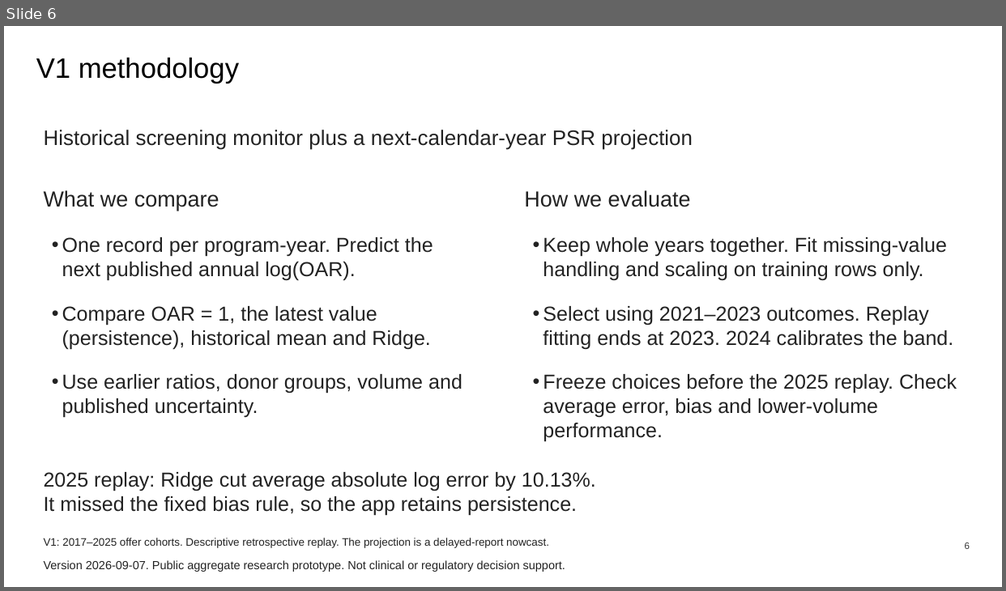
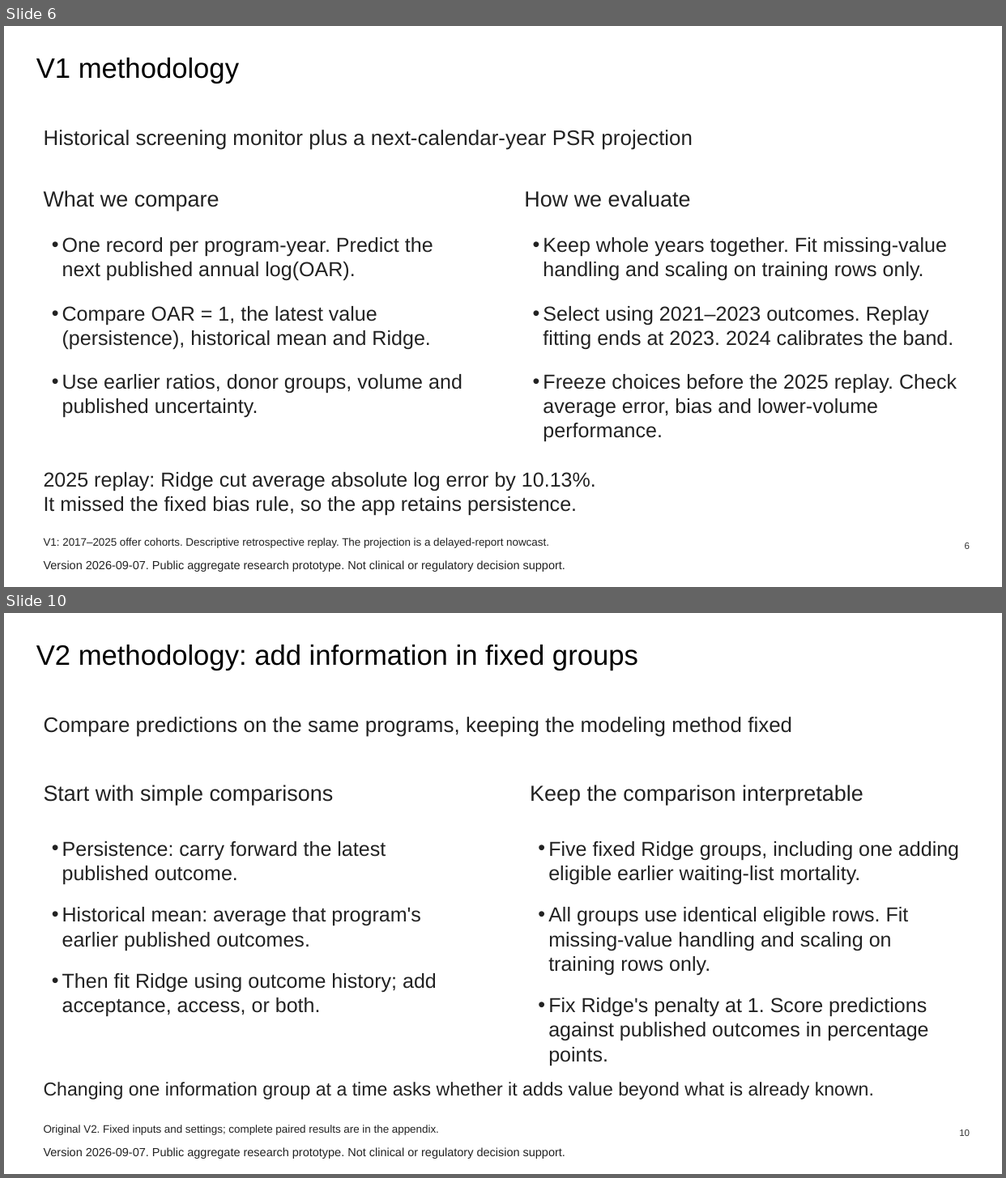
Before and after one commit to ca34525/Kidney-Acceptance-Signal-Monitor, a slide deck: docs/presentation/data-walkthrough/data-walkthrough.pptx. Shown one above the other, each under a label of ours: slide 6 before the commit, slides 6 and 10 after it; the slides between them are not shown. The pictures are 1006x591 and 1006x1178 pixels, drawn with LibreOffice and Linux fonts; fonts in the diff are those of the drawing. Boxes give left, top, right and bottom in pixels: in the first picture for what was removed or moved away, otherwise in the second. Text is boxed around its words. In the diff, an @@ line names an element or a change of style, - is before the commit and + after.

```diff
--- a/docs/presentation/data-walkthrough/data-walkthrough.pptx
+++ b/docs/presentation/data-walkthrough/data-walkthrough.pptx
@@ slide 10 added at bbox=[4, 613, 1002, 1174], background #FFFFFF @@
@@ title added at bbox=[36, 645, 638, 671], 27 pt, text #000000 @@
+V2 methodology: add information in fixed groups
@@ text added at bbox=[44, 717, 792, 737], 20.2 pt, text #222222 @@
+Compare predictions on the same programs, keeping the modeling method fixed
@@ text added at bbox=[44, 785, 334, 805], 21 pt, text #222222 @@
+Start with simple comparisons
@@ text added at bbox=[530, 785, 863, 805], 21 pt, text #222222 @@
+Keep the comparison interpretable
@@ text added at bbox=[62, 841, 437, 1017], 19.5 pt, text #222222 @@
+• Persistence: carry forward the latest published outcome.
+• Historical mean: average that program's earlier published outcomes.
+• Then fit Ridge using outcome history; add acceptance, access, or both.
@@ text added at bbox=[548, 841, 959, 1066], 19.5 pt, text #222222 @@
+• Five fixed Ridge groups, including one adding eligible earlier waiting-list mortality.
+• All groups use identical eligible rows. Fit missing-value handling and scaling on training rows only.
+• Fix Ridge's penalty at 1. Score predictions against published outcomes in percentage points.
@@ text added at bbox=[44, 1082, 874, 1100], 18 pt, text #222222 @@
+Changing one information group at a time asks whether it adds value beyond what is already known.
@@ text added at bbox=[44, 1125, 439, 1135], 10.5 pt, text #222222 @@
+Original V2. Fixed inputs and settings; complete paired results are in the appendix.
@@ page number added at bbox=[959, 1130, 970, 1136], 9 pt, text #333333 @@
+10
@@ text added at bbox=[44, 1148, 565, 1159], 11.2 pt, text #222222 @@
+Version 2026-09-07. Public aggregate research prototype. Not clinical or regulatory decision support.
```
Also in this commit, not shown: 17 other slides added, 7 other files.
